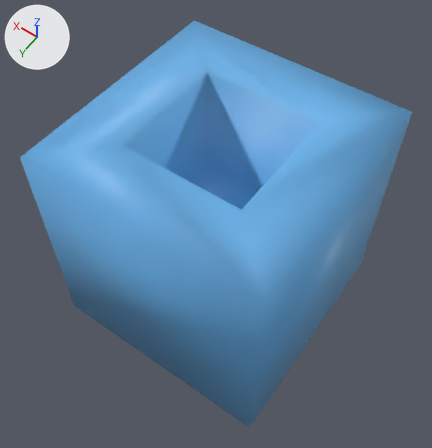
Renders of the FBX model Assets/Meshes/homebox_textured.fbx from each side of a commit.
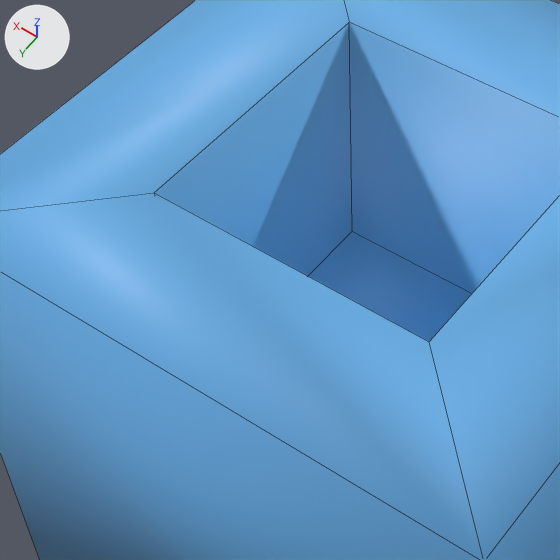
Each version is shown whole from a 50 mm lens placed at (-0.0178, 0.0258, 0.0397), pointed at (0.0002, 0.0005, 0.0), then close up on the part from 13% to 69% of the width and 14% to 68% of the height. The axes (+X, +Y, +Z) are drawn at upper left. The lights are the same throughout. The close-ups show mesh edges as thin lines. Where no turn or scale is listed for an object, it has been applied to the vertices.

The first close-up shows 'Homecube'.
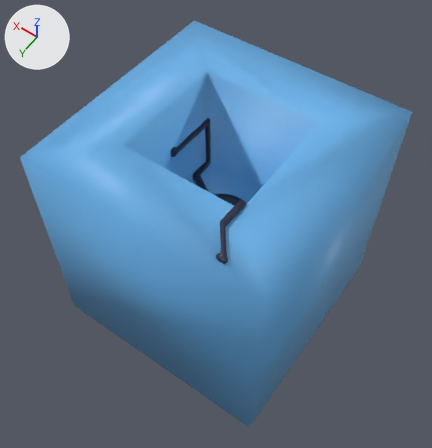
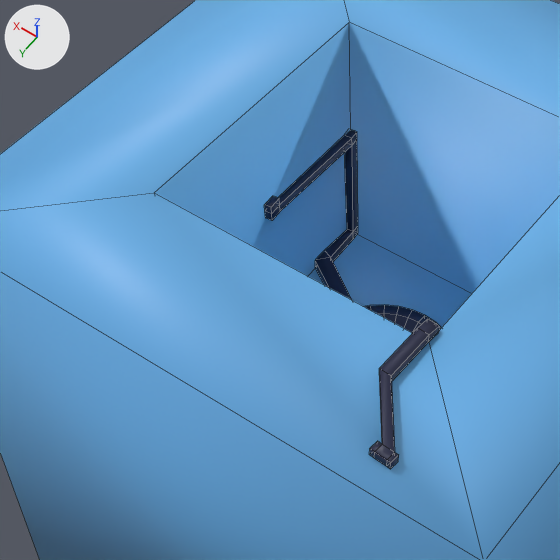
Edits to the scene script, one JSON object a line:
```json
{"op": "add", "block": "mat_wiring", "code": ["mat_wiring = principled_material('Wiring')", "mat_wiring.base_color = (0.0163, 0.0199, 0.0578)  # dark blue #222744"]}
{"op": "add", "block": "me_wiring", "code": ["me_wiring = bpy.data.meshes.new('Wiring')", "me_wiring.from_pydata(...)  # 232 vertices, 260 faces; spans x -0.00665..0.00507, y -0.00505..0.00914, z 0.0..0.01049", "me_wiring.materials.append(mat_wiring)  # dark blue #222744"]}
{"op": "add", "block": "ob_wiring", "code": ["ob_wiring = bpy.data.objects.new('Wiring', me_wiring)", "ob_wiring.location = (0.0, 0.00003, -0.00006)"]}
```

Changed parts and their boxes (x1, y1, x2, y2) in the close-ups (560 x 560 px):
```json
{"object": "Wiring", "change": "added", "after": [264, 130, 442, 469], "on screen": "blue"}
```
